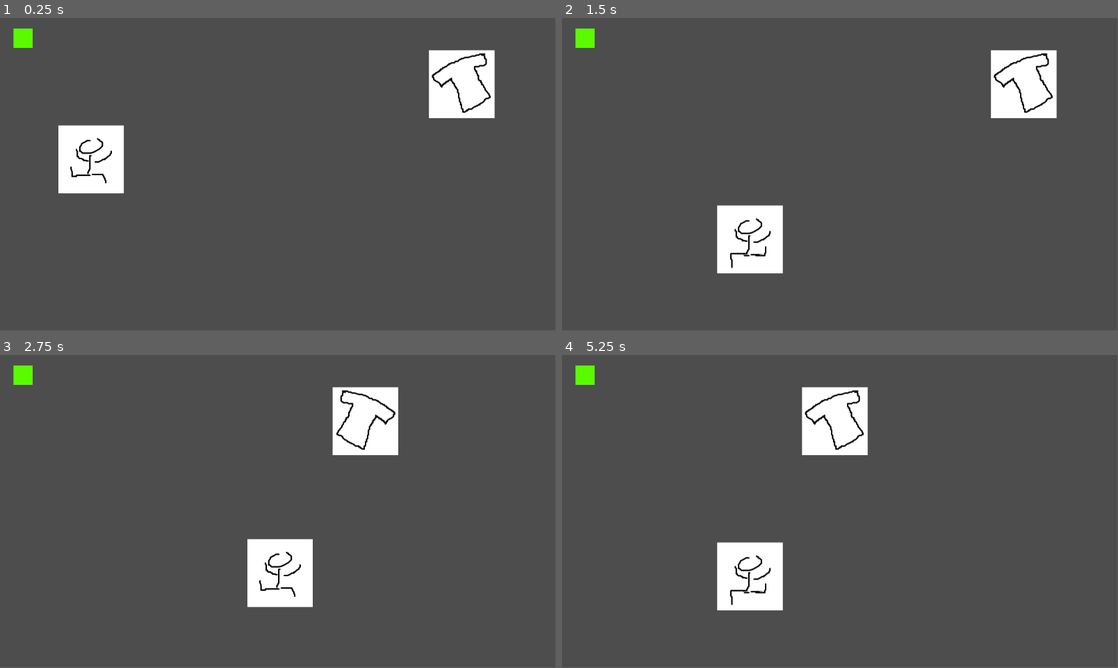
Above: before the commit, frames 1-4 (two rows, left to right).
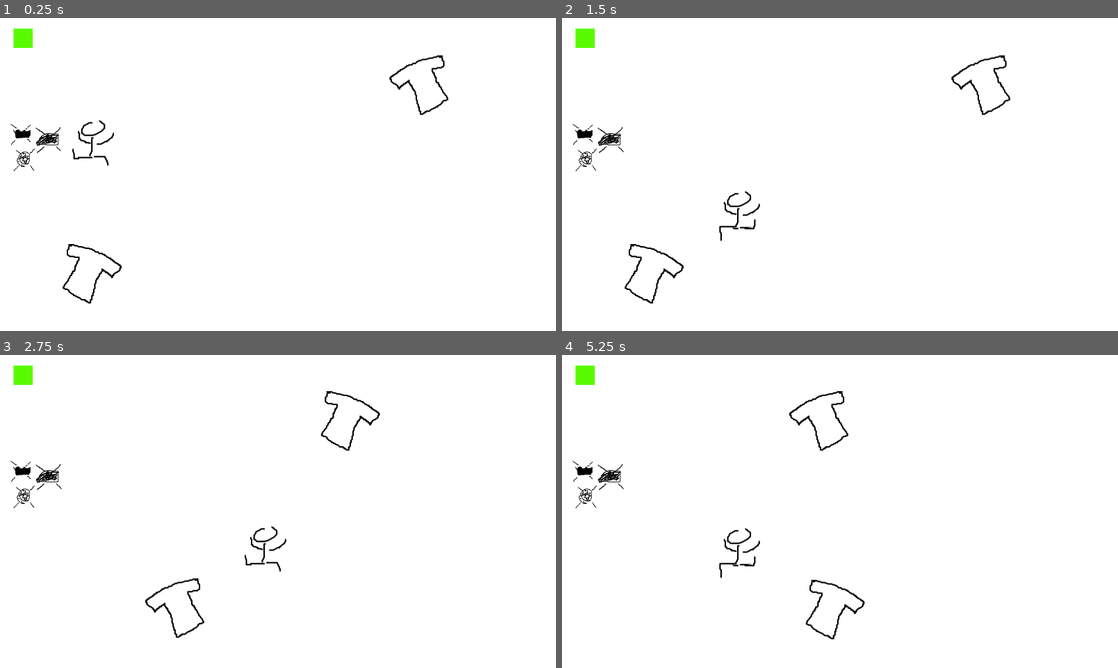
Above: after the commit, the same moments.

Repository: dx0ne/komiksjam2025
Game: Godot game, scene res://main_level.tscn
Two runs of this game, one before a commit and one after it. Both use one fixed random seed, a clock stepped at 60 frames per second and the inputs below.
Inputs:
- Up to frame 1 (0.25 s): no input
- Up to frame 2 (1.5 s): tap Enter at 0.5 s; hold D (go_right) 0.53-1.28 s; tap Space at 1.25 s; hold S (go_down) from 1.28 s (still down)
- Up to frame 3 (2.75 s): tap Enter at 2 s; release S (go_down) at 2.03 s; hold D (go_right) from 2.03 s (still down)
- Up to frame 4 (5.25 s): tap Space at 2.75, 5 s; release D (go_right) at 2.78 s; hold Up (go_up) 2.78-3.53 s; tap Enter at 3.5 s; hold A (go_left) 3.53-5.03 s; hold S (go_down) from 5.03 s (still down)
In our replay, the window is 799x449 before the commit and 800x450 after it. These sizes can differ from the game's own. Grey fills any space a smaller window leaves; there, only what the larger window draws over its background counts as a difference.

The runs differ from the first frame. In frame 1, 95% of the frame differs, in the area x 0-100%, y 0-100%; in frame 2, 95%; in frame 3, 95%; in frame 4, 95%.
Error after the commit: Trying to assign value of type 'String' to a variable of type 'int'. (res://main_level.gd:104)

Commit message:
Enhance main level functionality by adding support for lower belt slots and tags, updating player movement logic, and refining UI elements. Introduced new methods for tag management and adjusted scene structure for better organization.

Diff:
--- /dev/null
+++ b/tagboat/constants.gd
@@ -0,0 +1,9 @@
+class_name Constants
+extends Node
+
+enum TAG {
+	NONE,
+	WASH,
+	DRY,
+	IRON
+}
--- /dev/null
+++ b/tagboat/held_items.gd
@@ -0,0 +1,7 @@
+class_name HeldItems
+extends Node2D
+
+func _ready() -> void:
+	$LaundryIconDryFull.visible=false;
+	$LaundryIconIronFull.visible=false;
+	$LaundryIconWashFull.visible=false;
--- /dev/null
+++ b/tagboat/held_items.tscn
@@ -0,0 +1,24 @@
+[gd_scene load_steps=5 format=3 uid="uid://h7i5p1ri7ty3"]
+
+[ext_resource type="Script" uid="uid://c4pp4t26ug045" path="res://held_items.gd" id="1_2mnck"]
+[ext_resource type="Texture2D" uid="uid://dqdw2tdbga11k" path="res://art/icons/laundry_icon_dry_full.png" id="1_w4ref"]
+[ext_resource type="Texture2D" uid="uid://bjbqy6j0tanv7" path="res://art/icons/laundry_icon_iron_full.png" id="2_2mnck"]
+[ext_resource type="Texture2D" uid="uid://d1arnxvvqm1vb" path="res://art/icons/laundry_icon_wash_full.png" id="3_leh2c"]
+
+[node name="HeldItems" type="Node2D"]
+script = ExtResource("1_2mnck")
+
+[node name="LaundryIconDryFull" type="Sprite2D" parent="."]
+position = Vector2(42, 124)
+scale = Vector2(0.558824, 0.558824)
+texture = ExtResource("1_w4ref")
+
+[node name="LaundryIconIronFull" type="Sprite2D" parent="."]
+position = Vector2(120, 43.0074)
+scale = Vector2(0.602941, 0.602941)
+texture = ExtResource("2_2mnck")
+
+[node name="LaundryIconWashFull" type="Sprite2D" parent="."]
+position = Vector2(41, 41.8971)
+scale = Vector2(0.558824, 0.558824)
+texture = ExtResource("3_leh2c")
--- a/tagboat/main_level.gd
+++ b/tagboat/main_level.gd
@@ -1,16 +1,26 @@
 extends Node2D
+
+@onready var player:Player;
 
 @onready var upper_player_slots:Array[Sprite2D] = [$playerLayer/Slot00, $playerLayer/Slot01, $playerLayer/Slot02, $playerLayer/Slot03, $playerLayer/Slot04];
 @onready var lower_player_slots:Array[Sprite2D] = [$playerLayer/Slot10, $playerLayer/Slot11, $playerLayer/Slot12, $playerLayer/Slot13, $playerLayer/Slot14];
-@onready var player:Player;
+
+@onready var upper_tags:Array[Tags] = [$CanvasLayer/Node2D, $CanvasLayer/Node2D2, $CanvasLayer/Node2D3, $CanvasLayer/Node2D4, $CanvasLayer/Node2D5];
+@onready var lower_tags:Array[Tags] = [$CanvasLayer/Node2D6, $CanvasLayer/Node2D7, $CanvasLayer/Node2D8, $CanvasLayer/Node2D10, $CanvasLayer/Node2D9];
 
 @onready var upper_belt_slots:Array[Sprite2D] = [$playerLayer/BeltSlot00, $playerLayer/BeltSlot01, $playerLayer/BeltSlot02, $playerLayer/BeltSlot03, $playerLayer/BeltSlot04];
+@onready var lower_belt_slots:Array[Sprite2D] = [$playerLayer/BeltSlot10, $playerLayer/BeltSlot11, $playerLayer/BeltSlot12, $playerLayer/BeltSlot13, $playerLayer/BeltSlot14];
 var upper_belt:Array[Tshirt];
-var lower_belt:Array[int] = [0,0,0,0,0];
+var lower_belt:Array[Tshirt];
+
+var belt_items:Array[Tshirt];
 
 var belt_interval=2;
 var new_upper_belt_interval = belt_interval*4;
 var belt_timer:Timer;
+
+var randomized_tag:Constants.TAG = Constants.TAG.NONE;
+var taken_randomized_tag:Constants.TAG = Constants.TAG.NONE;
 
 func _ready() -> void:
 	player = $playerLayer/Player;
@@ -21,16 +31,19 @@
 	belt_timer.wait_time = belt_interval
 	add_child(belt_timer)
 
-	add_new_tshirt();
+	add_new_tshirt(0);
+	add_new_tshirt(1);
 
 	#hide matrix
 	hide_all_player_slots();
-	hide_all_upper_belt_slots();
+	hide_all_belt_slots();
 	#show start states
-	refresh_view_upper_belt_slots();
+	refresh_view_belt_slots();
 	upper_player_slots[0].visible=true;
 
 	belt_timer.start()
+
+	give_random_tag();
 
 func _on_player_moved(x: Variant, y: Variant) -> void:
 	hide_all_player_slots()
@@ -48,26 +61,58 @@
 
 func belt_timer_tick():
 	var ts:Tshirt;
-	print(upper_belt[0])
-	for i in upper_belt.size():
-		ts = upper_belt[i];
-		ts.slot = max(0,ts.slot-1);
+	for i in belt_items.size():
+		ts = belt_items[i];
+		ts.slot = ts.slot + ts.dir;
+		if (ts.slot<0 or ts.slot>upper_belt_slots.size()-1):
+			print("spad");
 
-	hide_all_upper_belt_slots();
+	hide_all_belt_slots();
 
-	refresh_view_upper_belt_slots()
+	refresh_view_belt_slots()
 
-func hide_all_upper_belt_slots():
+func hide_all_belt_slots():
 	for i in upper_belt_slots.size():
 		upper_belt_slots[i].visible=false;
+	for i in lower_belt_slots.size():
+		lower_belt_slots[i].visible=false;
+	for i in upper_tags.size():
+		upper_tags[i].visible=false;
+	for i in lower_tags.size():
+		lower_tags[i].visible=false;
 
-func refresh_view_upper_belt_slots():
-	for i in upper_belt.size():
-		upper_belt_slots[upper_belt[i].slot].visible = true;
+func refresh_view_belt_slots():
+	for i in belt_items.size():
+		if(belt_items[i].slot<0 or belt_items[i].slot>upper_belt_slots.size()-1):
+			continue;
+		if(belt_items[i].belt==0):
+			upper_belt_slots[belt_items[i].slot].visible = true;
+		else:
+			lower_belt_slots[belt_items[i].slot].visible = true;
 
 var thisrt_class = load("res://tshirt.gd")
-func add_new_tshirt():
+func add_new_tshirt(belt:int):
 	var ts:Tshirt = thisrt_class.new();
-	ts.slot=4;
-	ts.tags[0]=1;
-	upper_belt.append(ts);
+	if( belt==0):
+		ts.slot=4;
+		ts.dir=-1;
+	ts.tags[randi_range(0,2)]=1;
+	ts.belt=belt;
+	belt_items.append(ts);
+
+func give_random_tag():
+	randomized_tag = Constants.TAG.keys()[randi() % Constants.TAG.size()];
+	match randomized_tag:
+		Constants.TAG.WASH:
+			$Node2D2/LaundryIconWashFull.visible=true;
+		Constants.TAG.DRY:
+			$Node2D2/LaundryIconIronFull.visible=true;
+		Constants.TAG.IRON:
+			$Node2D2/LaundryIconDryFull.visible=true;
+
+func take_random_tag():
+		$Node2D2/LaundryIconWashFull.visible=false;
+		$Node2D2/LaundryIconIronFull.visible=false;
+		$Node2D2/LaundryIconDryFull.visible=false;
+		taken_randomized_tag = randomized_tag;
+		randomized_tag = Constants.TAG.NONE;
--- a/tagboat/main_level.tscn
+++ b/tagboat/main_level.tscn
@@ -6,6 +6,11 @@
 [ext_resource type="Texture2D" uid="uid://dip0yjetq4ogb" path="res://art/player_slots/slot01.png" id="4_5ymk8"]
 [ext_resource type="Texture2D" uid="uid://8s77xg53eei8" path="res://art/belt_slots/belt_slot_00.png" id="5_4mnpp"]
 [ext_resource type="Texture2D" uid="uid://c08bc465m4pkn" path="res://art/belt_slots/belt_slot_01.png" id="6_ctebd"]
+[ext_resource type="PackedScene" uid="uid://cbtdcsxopxttv" path="res://tags.tscn" id="7_ctebd"]
+[ext_resource type="PackedScene" uid="uid://h7i5p1ri7ty3" path="res://held_items.tscn" id="8_eqmdw"]
+[ext_resource type="Texture2D" uid="uid://d1arnxvvqm1vb" path="res://art/icons/laundry_icon_wash_full.png" id="9_oeaww"]
+[ext_resource type="Texture2D" uid="uid://bjbqy6j0tanv7" path="res://art/icons/laundry_icon_iron_full.png" id="10_aonjr"]
+[ext_resource type="Texture2D" uid="uid://dqdw2tdbga11k" path="res://art/icons/laundry_icon_dry_full.png" id="11_do8ha"]
 
 [node name="Node2D" type="Node2D"]
 script = ExtResource("1_6614m")
@@ -18,52 +23,52 @@
 position = Vector2(28, 22)
 
 [node name="Slot00" type="Sprite2D" parent="playerLayer"]
-position = Vector2(189, 293.5)
+position = Vector2(193, 256)
 texture = ExtResource("3_05as6")
 metadata/_edit_group_ = true
 
 [node name="Slot01" type="Sprite2D" parent="playerLayer"]
-position = Vector2(397, 301.5)
+position = Vector2(358, 257)
 texture = ExtResource("4_5ymk8")
 metadata/_edit_group_ = true
 
 [node name="Slot02" type="Sprite2D" parent="playerLayer"]
-position = Vector2(573, 301.5)
+position = Vector2(541, 254.5)
 texture = ExtResource("3_05as6")
 metadata/_edit_group_ = true
 
 [node name="Slot03" type="Sprite2D" parent="playerLayer"]
-position = Vector2(765, 293.5)
+position = Vector2(709, 256)
 texture = ExtResource("4_5ymk8")
 metadata/_edit_group_ = true
 
 [node name="Slot04" type="Sprite2D" parent="playerLayer"]
-position = Vector2(965, 301.5)
+position = Vector2(871, 260)
 texture = ExtResource("4_5ymk8")
 metadata/_edit_group_ = true
 
 [node name="Slot10" type="Sprite2D" parent="playerLayer"]
-position = Vector2(189, 452.5)
+position = Vector2(191, 406.5)
 texture = ExtResource("3_05as6")
 metadata/_edit_group_ = true
 
 [node name="Slot11" type="Sprite2D" parent="playerLayer"]
-position = Vector2(390, 460)
+position = Vector2(367, 403)
 texture = ExtResource("4_5ymk8")
 metadata/_edit_group_ = true
 
 [node name="Slot12" type="Sprite2D" parent="playerLayer"]
-position = Vector2(581, 452.5)
+position = Vector2(550, 399)
 texture = ExtResource("3_05as6")
 metadata/_edit_group_ = true
 
 [node name="Slot13" type="Sprite2D" parent="playerLayer"]
-position = Vector2(765, 444.5)
+position = Vector2(709, 401)
 texture = ExtResource("4_5ymk8")
 metadata/_edit_group_ = true
 
 [node name="Slot14" type="Sprite2D" parent="playerLayer"]
-position = Vector2(965, 436.5)
+position = Vector2(887, 400)
 texture = ExtResource("4_5ymk8")
 metadata/_edit_group_ = true
 
@@ -76,15 +81,87 @@
 texture = ExtResource("6_ctebd")
 
 [node name="BeltSlot02" type="Sprite2D" parent="playerLayer"]
-position = Vector2(566, 138)
+position = Vector2(533, 139.5)
 texture = ExtResource("5_4mnpp")
 
 [node name="BeltSlot03" type="Sprite2D" parent="playerLayer"]
-position = Vector2(758, 138)
+position = Vector2(725, 139.5)
 texture = ExtResource("6_ctebd")
 
 [node name="BeltSlot04" type="Sprite2D" parent="playerLayer"]
-position = Vector2(958, 138)
+position = Vector2(869, 142)
 texture = ExtResource("5_4mnpp")
 
+[node name="BeltSlot10" type="Sprite2D" parent="playerLayer"]
+position = Vector2(190, 532.5)
+texture = ExtResource("6_ctebd")
+
+[node name="BeltSlot11" type="Sprite2D" parent="playerLayer"]
+position = Vector2(363, 527)
+texture = ExtResource("5_4mnpp")
+
+[node name="BeltSlot12" type="Sprite2D" parent="playerLayer"]
+position = Vector2(565, 530)
+texture = ExtResource("6_ctebd")
+
+[node name="BeltSlot13" type="Sprite2D" parent="playerLayer"]
+position = Vector2(718, 523)
+texture = ExtResource("5_4mnpp")
+
+[node name="BeltSlot14" type="Sprite2D" parent="playerLayer"]
+position = Vector2(902, 530)
+texture = ExtResource("6_ctebd")
+
+[node name="CanvasLayer" type="CanvasLayer" parent="."]
+
+[node name="Node2D" parent="CanvasLayer" instance=ExtResource("7_ctebd")]
+position = Vector2(123, 15)
+
+[node name="Node2D2" parent="CanvasLayer" instance=ExtResource("7_ctebd")]
+position = Vector2(320, 15)
+
+[node name="Node2D3" parent="CanvasLayer" instance=ExtResource("7_ctebd")]
+position = Vector2(473, 15)
+
+[node name="Node2D4" parent="CanvasLayer" instance=ExtResource("7_ctebd")]
+position = Vector2(655, 15)
+
+[node name="Node2D5" parent="CanvasLayer" instance=ExtResource("7_ctebd")]
+position = Vector2(813, 16)
+
+[node name="Node2D6" parent="CanvasLayer" instance=ExtResource("7_ctebd")]
+position = Vector2(115, 599)
+
+[node name="Node2D7" parent="CanvasLayer" instance=ExtResource("7_ctebd")]
+position = Vector2(316, 599)
+
+[node name="Node2D8" parent="CanvasLayer" instance=ExtResource("7_ctebd")]
+position = Vector2(500, 594)
+
+[node name="Node2D10" parent="CanvasLayer" instance=ExtResource("7_ctebd")]
+position = Vector2(673, 596)
+
+[node name="Node2D9" parent="CanvasLayer" instance=ExtResource("7_ctebd")]
+position = Vector2(838, 594)
+
+[node name="Node2D" parent="." instance=ExtResource("8_eqmdw")]
+position = Vector2(973, 479)
+
+[node name="Node2D2" type="Node2D" parent="."]
+
+[node name="LaundryIconWashFull" type="Sprite2D" parent="Node2D2"]
+position = Vector2(47, 237)
+scale = Vector2(0.404412, 0.404412)
+texture = ExtResource("9_oeaww")
+
+[node name="LaundryIconIronFull" type="Sprite2D" parent="Node2D2"]
+position = Vector2(98, 253)
+scale = Vector2(0.507353, 0.507353)
+texture = ExtResource("10_aonjr")
+
+[node name="LaundryIconDryFull" type="Sprite2D" parent="Node2D2"]
+position = Vector2(51, 292)
+scale = Vector2(0.382353, 0.382353)
+texture = ExtResource("11_do8ha")
+
 [connection signal="moved" from="playerLayer/Player" to="." method="_on_player_moved"]
--- a/tagboat/player.gd
+++ b/tagboat/player.gd
@@ -14,11 +14,9 @@
 	var do_signal:bool=false;
 
 	if Input.is_action_just_pressed("go_left"):
-		print("left");
 		x_slot = max(0,x_slot-1);
 		do_signal=true;
 	if Input.is_action_just_pressed("go_right"):
-		print("right");
 		x_slot = min(max_x_slot,x_slot+1);
 		do_signal=true;
 	if Input.is_action_just_pressed("go_up"):
--- a/tagboat/project.godot
+++ b/tagboat/project.godot
@@ -14,6 +14,19 @@
 run/main_scene="uid://ccqtceiee0kl5"
 config/features=PackedStringArray("4.4", "Forward Plus")
 config/icon="res://icon.svg"
+
+[autoload]
+
+Enums="*res://constants.gd"
+
+[display]
+
+window/stretch/mode="viewport"
+window/stretch/scale_mode="integer"
+
+[editor]
+
+movie_writer/movie_file="D:/Projects/recordings/tugboat.avi"
 
 [input]
 
@@ -41,3 +54,7 @@
 , Object(InputEventKey,"resource_local_to_scene":false,"resource_name":"","device":-1,"window_id":0,"alt_pressed":false …(186 unchanged characters)…
 ]
 }
+
+[rendering]
+
+environment/defaults/default_clear_color=Color(1, 1, 1, 1)
--- /dev/null
+++ b/tagboat/tags.gd
@@ -0,0 +1,10 @@
+class_name Tags
+extends Node2D
+
+func _ready() -> void:
+	$LaundryIconWash.visible=false;
+	$LaundryIconIron.visible=false;
+	$LaundryIconIron.visible=false;
+	$LaundryIconWash2.visible=false;
+	$LaundryIconDry2.visible=false;
+	$LaundryIconIron2.visible=false;
--- /dev/null
+++ b/tagboat/tags.tscn
@@ -0,0 +1,42 @@
+[gd_scene load_steps=8 format=3 uid="uid://cbtdcsxopxttv"]
+
+[ext_resource type="Texture2D" uid="uid://dq3fteo23wpdg" path="res://art/icons/laundry_icon_wash.png" id="1_1nfob"]
+[ext_resource type="Script" uid="uid://ck2wwl6nafcrh" path="res://tags.gd" id="1_i41jd"]
+[ext_resource type="Texture2D" uid="uid://c8dptsxx88emv" path="res://art/icons/laundry_icon_iron.png" id="2_07856"]
+[ext_resource type="Texture2D" uid="uid://dar6quq64ekd5" path="res://art/icons/laundry_icon_dry.png" id="3_2q1o5"]
+[ext_resource type="Texture2D" uid="uid://d1arnxvvqm1vb" path="res://art/icons/laundry_icon_wash_full.png" id="5_tt3ui"]
+[ext_resource type="Texture2D" uid="uid://dqdw2tdbga11k" path="res://art/icons/laundry_icon_dry_full.png" id="6_e32rg"]
+[ext_resource type="Texture2D" uid="uid://bjbqy6j0tanv7" path="res://art/icons/laundry_icon_iron_full.png" id="7_i0un5"]
+
+[node name="Node2D" type="Node2D"]
+script = ExtResource("1_i41jd")
+
+[node name="LaundryIconWash" type="Sprite2D" parent="."]
+position = Vector2(19.7141, 19.769)
+scale = Vector2(0.283616, 0.2776)
+texture = ExtResource("1_1nfob")
+
+[node name="LaundryIconDry" type="Sprite2D" parent="."]
+position = Vector2(58.4283, 19.1391)
+scale = Vector2(0.28782, 0.281714)
+texture = ExtResource("3_2q1o5")
+
+[node name="LaundryIconIron" type="Sprite2D" parent="."]
+position = Vector2(95.9283, 19.6465)
+scale = Vector2(0.295172, 0.288911)
+texture = ExtResource("2_07856")
+
+[node name="LaundryIconWash2" type="Sprite2D" parent="."]
+position = Vector2(19.7141, 19.769)
+scale = Vector2(0.283616, 0.2776)
+texture = ExtResource("5_tt3ui")
+
+[node name="LaundryIconDry2" type="Sprite2D" parent="."]
+position = Vector2(58.4283, 19.1391)
+scale = Vector2(0.28782, 0.281714)
+texture = ExtResource("6_e32rg")
+
+[node name="LaundryIconIron2" type="Sprite2D" parent="."]
+position = Vector2(95.9283, 19.6465)
+scale = Vector2(0.295172, 0.288911)
+texture = ExtResource("7_i0un5")
--- a/tagboat/tshirt.gd
+++ b/tagboat/tshirt.gd
@@ -2,4 +2,6 @@
 extends Node2D
 
 var slot:int=0;
+var belt:int=0;
 var tags:Array = [0,0,0];
+var dir:int=1;
Binary file added: tagboat/art/icons/laundry_icon_dry.png
Not shown, added: tagboat/art/icons/laundry_icon_dry.png.import
Binary file added: tagboat/art/icons/laundry_icon_dry_full.png
Not shown, added: tagboat/art/icons/laundry_icon_dry_full.png.import
Binary file added: tagboat/art/icons/laundry_icon_iron.png
Not shown, added: tagboat/art/icons/laundry_icon_iron.png.import
Binary file added: tagboat/art/icons/laundry_icon_iron_full.png
Not shown, added: tagboat/art/icons/laundry_icon_iron_full.png.import
Binary file added: tagboat/art/icons/laundry_icon_wash.png
Not shown, added: tagboat/art/icons/laundry_icon_wash.png.import
Binary file added: tagboat/art/icons/laundry_icon_wash_full.png
Not shown, added: tagboat/art/icons/laundry_icon_wash_full.png.import
(and 11 more such lines)
